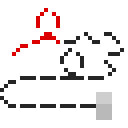
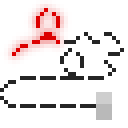
Layered file, before and after one edit (128px x 128px). Changes by layer:
added layer "Layer 10" above "Layer 9" over [4, 0, 68, 64]
